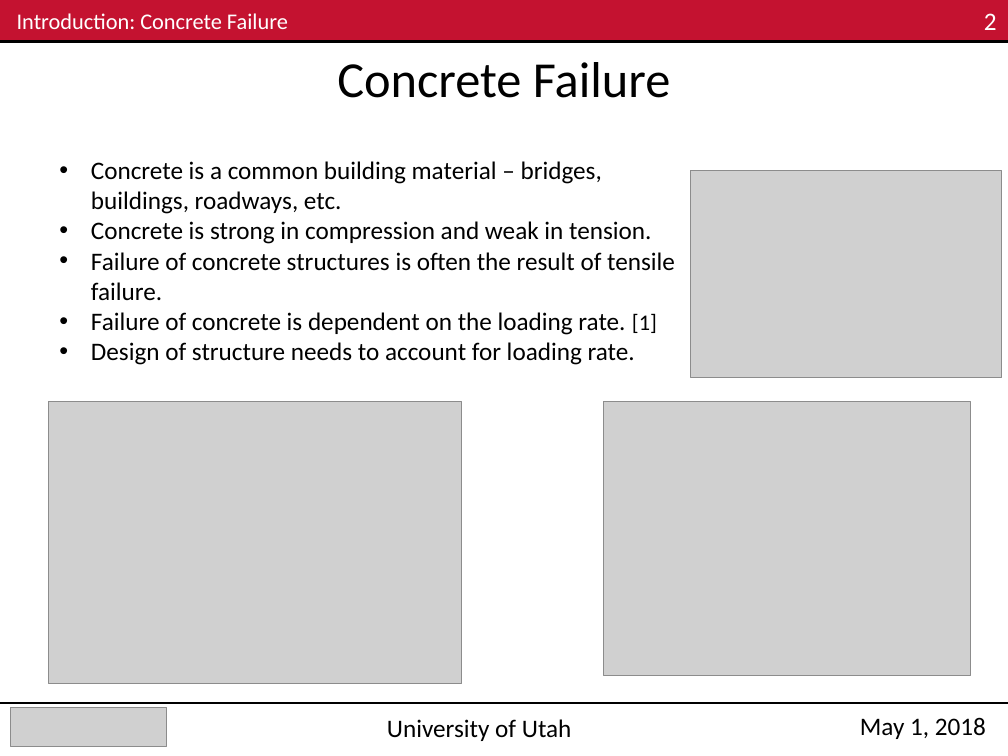
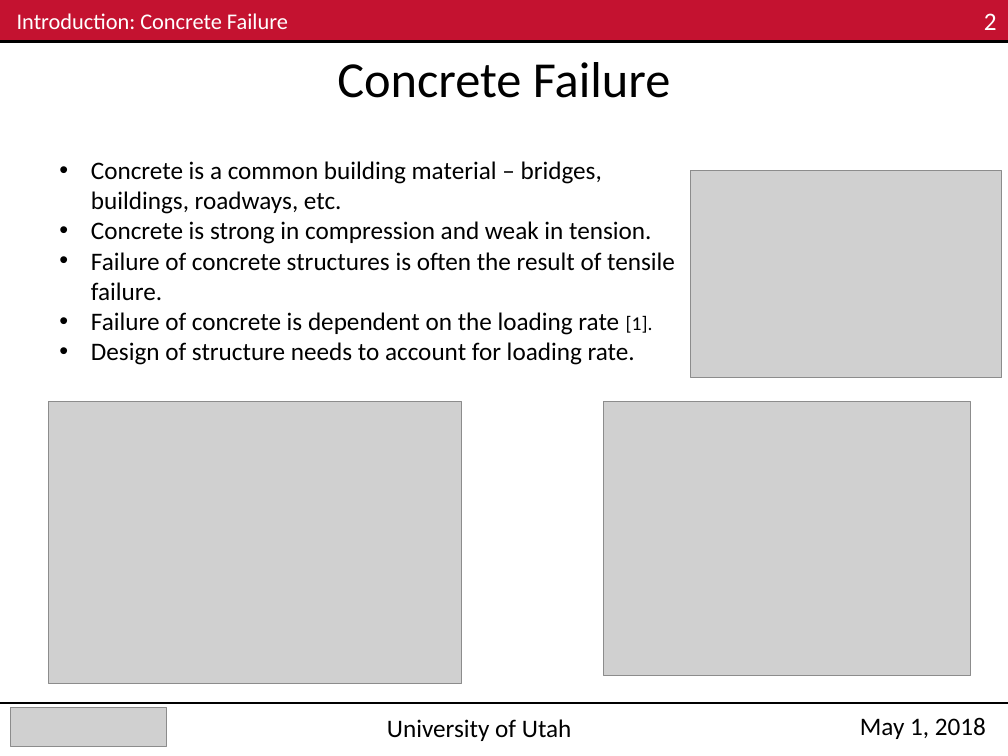
Before and after one commit to Mar-ten/PMAA_Fracture, a slide deck: slide 2 of ME EN 6960_Group4_Exp3_Nick.pptx. Drawn at 1008x756 pixels with LibreOffice and Linux fonts; fonts in the diff are those of the drawing; grey boxes stand for pictures. Boxes give left, top, right and bottom in pixels: in the first picture for what was removed or moved away, otherwise in the second. Text is boxed around its words. In the diff, an @@ line names an element or a change of style, - is before the commit and + after.

```diff
--- a/ME EN 6960_Group4_Exp3_Nick.pptx
+++ b/ME EN 6960_Group4_Exp3_Nick.pptx
@@ text at [91, 312, 653, 335]: text changed @@
-• Failure of concrete is dependent on the loading rate. [1]
+• Failure of concrete is dependent on the loading rate [1].
```
Also in this commit, not shown: 7 other slides changed.
